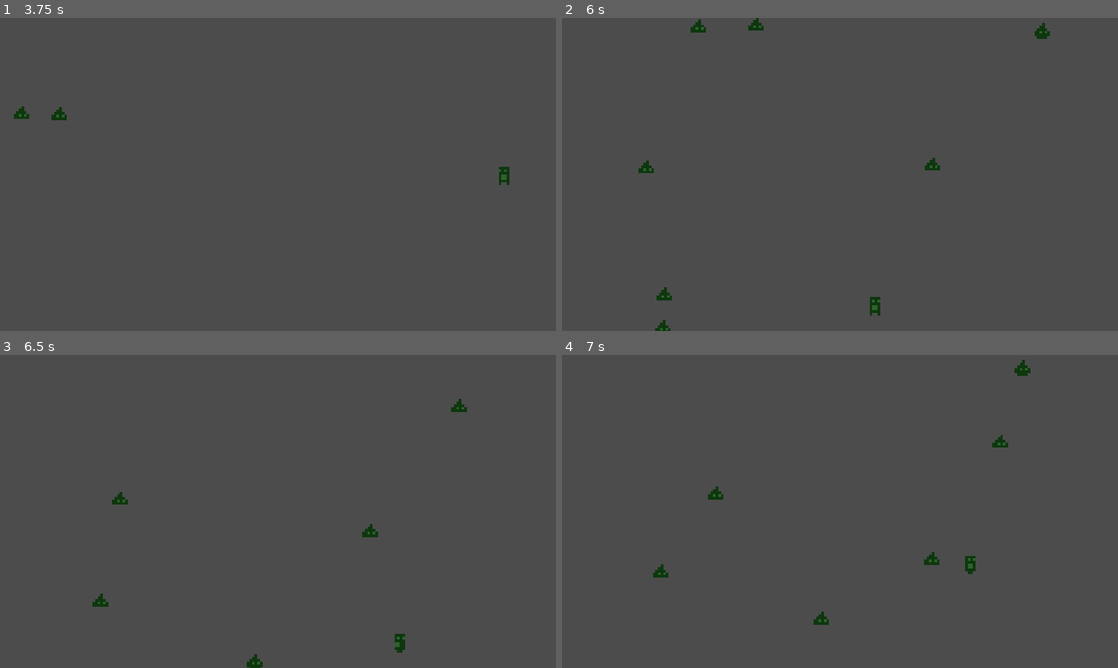
Above: before the commit, frames 1-4 (two rows, left to right).
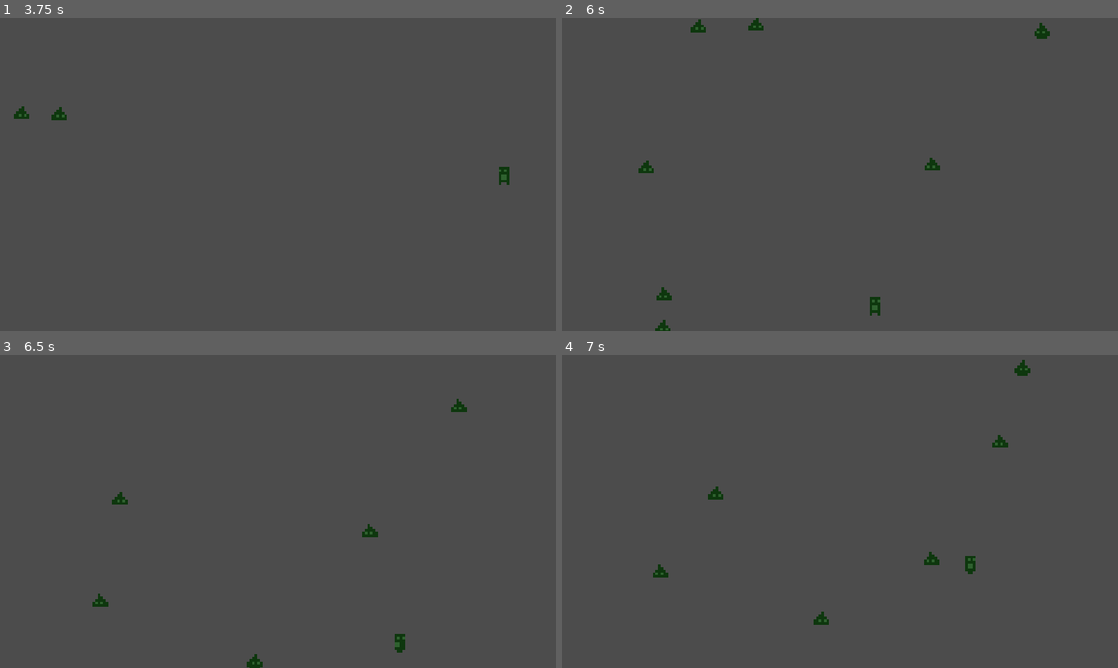
Above: after the commit, the same moments.

Repository: nyrrrr/breakingpoint-gd
Game: Godot game, scene res://Scenes/Main.tscn
Same seed, same stepped clock (60 frames per second), same inputs: the game is played once before the commit and once after it.
Inputs:
- Up to frame 1 (3.75 s): tap Enter at 0.5 s; hold D (move_right) 0.53-1.28 s; hold S (move_down) 1.28-2.03 s; hold D (move_right) 2.03-2.78 s; hold W (move_up) 2.78-3.53 s; hold A (move_left) from 3.53 s (still down)
- Up to frame 2 (6 s): release A (move_left) at 5.03 s; hold S (move_down) 5.03-5.78 s; hold D (move_right) from 5.78 s (still down)
- Up to frame 3 (6.5 s): keep holding D (move_right)
- Up to frame 4 (7 s): release D (move_right) at 6.53 s; hold W (move_up) from 6.53 s (still down)

Frame 1 is identical in both runs. In frame 2, less than 0.1% of the frame differs, in the area x 17-88%, y 1-90%; in frame 3, less than 0.1%; in frame 4, less than 0.1%, in the area x 16-80%, y 25-71%.

Commit message:
enemy now faces direction he goes to

Diff:
--- a/Scripts/Enemy.gd
+++ b/Scripts/Enemy.gd
@@ -4,11 +4,12 @@
 # Declare member variables here. Examples:
 # var a = 2
 # var b = "text"
-
+var animated_sprite
 
 # Called when the node enters the scene tree for the first time.
 func _ready():
-	 $AnimatedSprite.playing = true
+	$AnimatedSprite.playing = true
+	animated_sprite = get_node("AnimatedSprite")
 
 
 # Called every frame. 'delta' is the elapsed time since the previous frame.
--- a/Scripts/Main.gd
+++ b/Scripts/Main.gd
@@ -29,7 +29,7 @@
 	direction += rand_range(-PI / 4, PI / 4)
 	var velocity = Vector2(rand_range(150.0, 250.0), 0.0)
 	enemy.linear_velocity = velocity.rotated(direction)
-	#enemy.AnimatedSprite.flip_h = velocity.x < 0
+	enemy.animated_sprite.flip_h = enemy.linear_velocity.x < 0
 
 func _on_ScoreTimer_timeout():
 	score += 1
